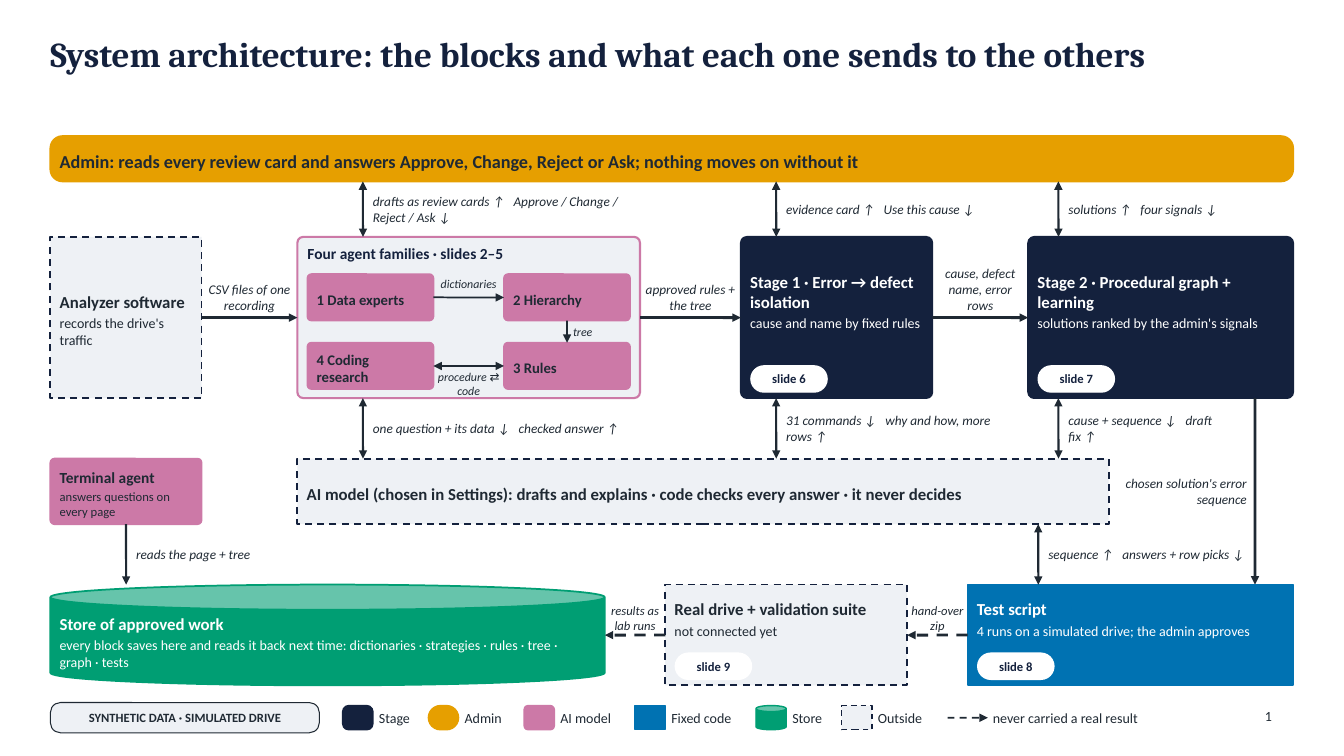
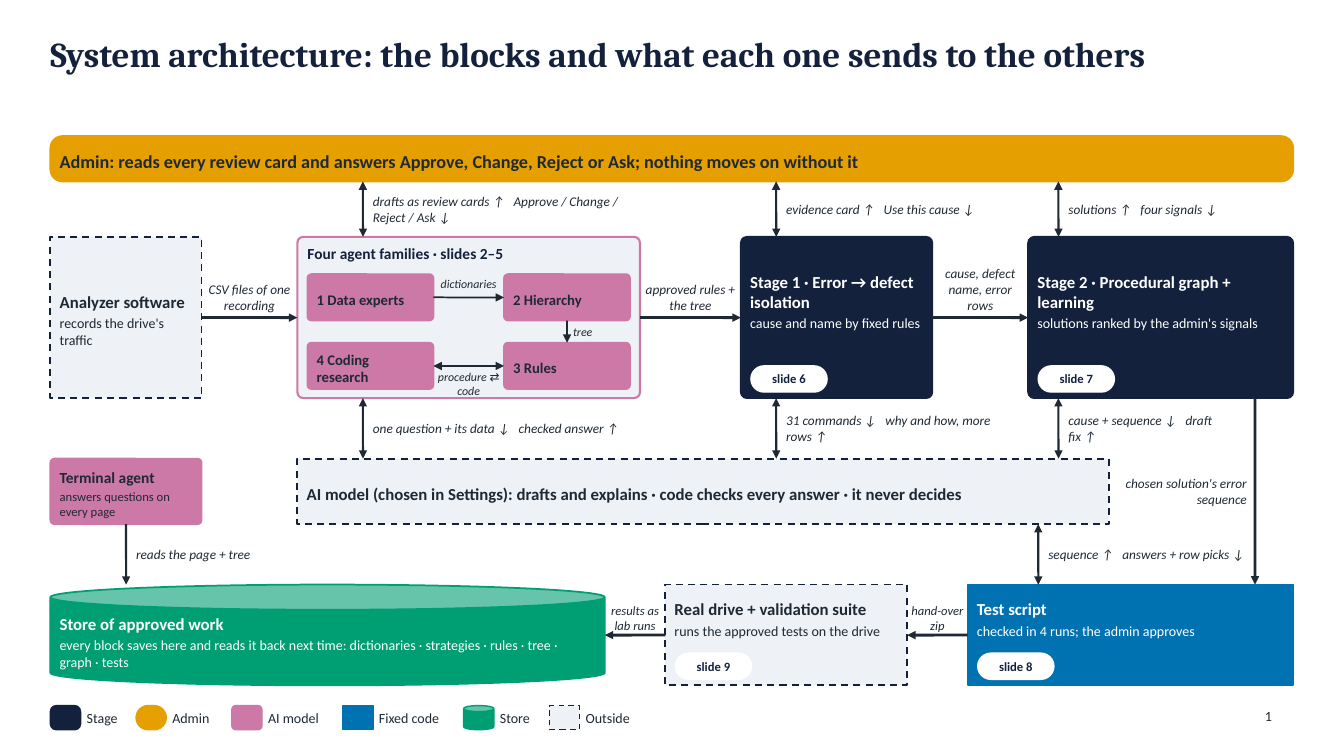
Before and after one commit to Gangasagarhl/Tempororay, a slide deck: slide 1 of Field_to_Test_Loop_architecture_families_stages_tests.pptx. Drawn at 1344x756 pixels with LibreOffice and Linux fonts; fonts in the diff are those of the drawing. Boxes give left, top, right and bottom in pixels: in the first picture for what was removed or moved away, otherwise in the second. Text is boxed around its words. In the diff, an @@ line names an element or a change of style, - is before the commit and + after.

Commit message:
Deck: remove the data and status tags; plain wording on every slide

```diff
--- a/Field_to_Test_Loop_architecture_families_stages_tests.pptx
+++ b/Field_to_Test_Loop_architecture_families_stages_tests.pptx
@@ text at [674,626,881,639]: text changed @@
-not connected yet
+runs the approved tests on the drive
@@ text at [977,626,1195,639]: text changed @@
-4 runs on a simulated drive; the admin approves
+checked in 4 runs; the admin approves
@@ arrow (665, 635) - (605, 635): stroke #1F2933 2 pt dashed to #1F2933 2 pt @@
@@ arrow (968, 635) - (907, 635): stroke #1F2933 2 pt dashed to #1F2933 2 pt @@
@@ rounded rectangle: place and size @@
-rounded rectangle at [50,703,320,733]
+rounded rectangle at [50,706,81,730]
@@ rounded rectangle at [50,706,81,730]: fill #EEF1F5 to #14213D; outline #1F2933 0.75 pt to #14213D 1 pt; proportions changed @@
@@ text removed at [89,713,281,722] @@
-SYNTHETIC DATA · SIMULATED DRIVE
@@ rounded rectangle: place and size @@
-rounded rectangle at [343,706,373,730]
+rounded rectangle at [136,706,166,730]
@@ rounded rectangle at [136,706,166,730]: fill #14213D to #E69F00; outline #14213D 1 pt to #E69F00 1 pt; proportions changed @@
@@ text "Admin": place and size @@
-text "Admin" at [465,713,502,723]
+text "Admin" at [172,713,209,723]
@@ rounded rectangle: place and size @@
-rounded rectangle at [429,706,459,730]
+rounded rectangle at [232,706,262,730]
@@ rounded rectangle at [232,706,262,730]: fill #E69F00 to #CC79A7; outline #E69F00 1 pt to #CC79A7 1 pt; proportions changed @@
@@ text "AI model": place and size @@
-text "AI model" at [560,713,611,723]
+text "AI model" at [268,713,319,723]
@@ rectangle: place and size @@
-rectangle at [524,706,555,730]
+rectangle at [343,706,373,730]
@@ rectangle at [343,706,373,730]: rounded rectangle to rectangle; fill #CC79A7 to #0072B2; outline #CC79A7 1 pt to #0072B2 1 pt @@
@@ 4 texts, 1 cylinder: place and size @@
-4 texts, 1 cylinder at [379,706,922,730]
+4 texts, 1 cylinder at [87,706,630,730]
@@ rectangle: place and size @@
-rectangle at [635,706,665,730]
+rectangle at [549,706,580,730]
@@ rectangle at [549,706,580,730]: fill #0072B2 to #EEF1F5; outline #0072B2 1 pt to #14213D 1 pt dashed @@
@@ rectangle removed at [842,706,872,730] @@
@@ arrow removed from (948, 718) to (988, 718) @@
@@ text removed at [993,713,1137,723] @@
-never carried a real result
```
Also in this commit, not shown: 8 other slides changed, 1 other file.
